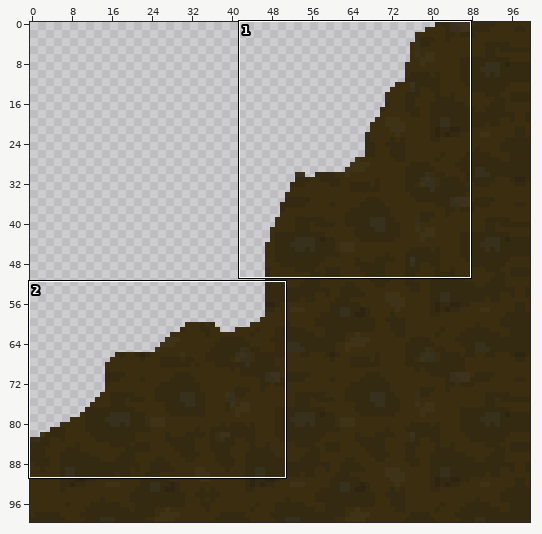
File history of a sprite sheet, assets/fon2.png. The picture above shows the old version from afar; the outline marks the close-up.
Close-up. As it was:
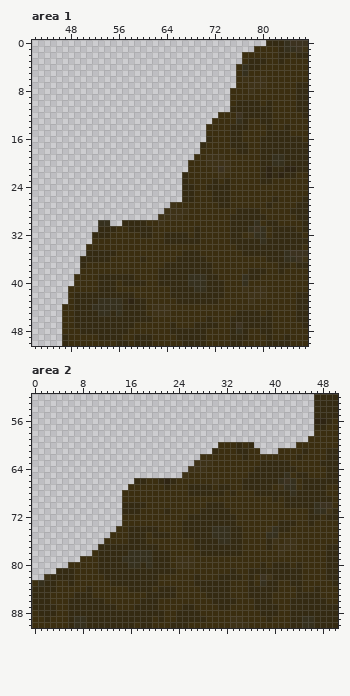
The file is 100x100 pixels. Colours within 5 levels of each other are drawn and written as one. Shown: area 1: x 42..87, y 0..50; area 2: x 0..50, y 52..90.
Now the later version:
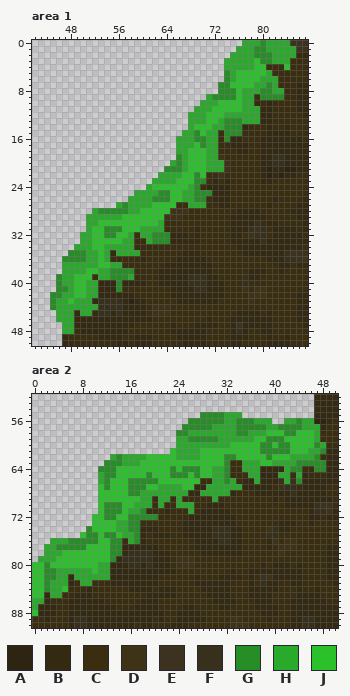
Palette (. is transparent): A #2e2412  B #342a12  C #3b2e10  D #3e3217  E #3c321f  F #36301d  G #278e27  H #2aaa2a  J #2ac12a
Difference:
Area 1:
y 0: x 77..84 ....BBBF -> HHHGHHHH
y 1: x 76..85 ...CCCCBFF -> HHHGGHHHHH
y 2: x 75..85 ..CCCCCCBBC -> HHHHGGGHHHH
y 3: x 74..84 ...CBBBCCBC -> HHHHHJGGHHH
y 4: x 74..80 ..CFBBC -> HHHHHJJ; x 84 C -> J
y 5: x 74..81 ..CFCCCC -> GHJJJJJH
y 6: x 74..82 ..CDCDDCC -> GHJJJJHHH
y 7: x 73..82 ...CCDDDCC -> GGJJJJHHGH
y 8: x 73..83 ..CCCDCCCCC -> GGGJHHHGGHH
y 9: x 71..78 ....CCCC -> HGGGGJHH; x 80..83 CCCC -> GGGG
y 10: x 70..78 .....CBBB -> HHHJJJJHH
y 11: x 69..79 ......BBBBB -> HHHJJJJJHHH
y 12: x 68..79 .....CCCEBBB -> HHHJJJHHHHHH
y 13: x 68..79 ....CCCCFBCC -> HHHJJHGGGHHH
y 14: x 68..76 ...CCCCBB -> HJJJHHGGG
y 15: x 67..72 ....CC -> HHGJHH; x 74..76 CBB -> GGG
y 16: x 66..72 .....BC -> HHHGGHH; x 74 C -> G
y 17: x 66..72 ....BCC -> HHHJGHH
y 18: x 66..72 ....CCC -> HHJJJHH
y 19: x 66..72 ...CCDD -> GHJJJHH
y 20: x 65..73 ...CCCDDD -> HGHJJJHHH
y 21: x 64..73 ....CCCCDE -> GGGHJJJHHH
y 22: x 63..70 ....BCCC -> HHHHJJGJ
y 23: x 62..70 .....BCCC -> HHHHJJJGG
y 24: x 61..69 ......BBC -> HJJJJJJHG
y 25: x 59..71 ........BBCCC -> HHHHGGJJHHGGG
y 26: x 58..70 .........BBCC -> HHHHGGGJJHHGG
y 27: x 56..65 .........D -> HGHHHHJJJJ; x 68..70 CCC -> HHH
y 28: x 52..64 ............D -> HGGGGGHHJJJJJ
y 29: x 51..63 ............D -> HHHHHHJJJJJJJ
y 30: x 51..63 ..FF..BBBBCCD -> HHJJJJJJJJJJH
y 31: x 51..63 ..BBBCCBBBBCC -> HJJGGGJJJHHHH
y 32: x 50..58 ..BBBCCCC -> HHJJGGJJH; x 60..64 BBCCB -> HHGGG
y 33: x 50..58 ..CCCCCCC -> HHJJJJJHH; x 61..64 CCCB -> HGGG
y 34: x 49..58 ..CCCCCCCC -> HHHJJHHHHH
y 35: x 48..54 ...BBBB -> GGGHHJH; x 56..59 CCCC -> HHHH
y 36: x 47..54 ...BBBBB -> GGGGHHJH
y 37: x 47..56 ...BCCCCCC -> HHHHHHJJHH
y 38: x 47..58 ...CCCCCCCCC -> HHHHJJHHGGGG
y 39: x 46..51 ...CCC -> GHHJJJ; x 53..58 BBBBBB -> HHGGGH
y 40: x 46..52 ...CCCC -> GHHJJHH; x 56 C -> G
y 41: x 46..52 ..CCCCC -> GGHJJHH; x 56 C -> G
y 42: x 45..52 ...CBBBB -> GGHHJJHH
y 43: x 45..51 ...CBBB -> GHHJHHH
y 44: x 45..52 ..CCBBBF -> GHHHHHHH
y 45: x 46..48 .CC -> HHH; x 50..51 BB -> HH
y 46: x 46..48 .CC -> HHH
y 47..48: x 47..48 CC -> HH
Area 2:
y 55: x 28..34 ....... -> GGGGHHH
y 56: x 26..39 .............. -> GGGGGGHHGGGHHH; x 42..46 ..... -> HHGHH
y 57: x 25..47 ......................B -> GGGGGHHHHGGGGGHHGGGGHHH
y 58: x 24..47 .......................C -> GGHHHHHHHHGGHHHJJJGGJJJH
y 59: x 24..47 ......................CC -> HHGGGGGHHHHHHJJGGGJJJJJH
y 60: x 24..48 .......CCCBCB.......CCCCC -> HHHHHHHHHJJJJJGGJGGJJJJGH
y 61: x 23..48 .......BCCCBBCC...CCCCBCCC -> JHHHHJJJJJJJJJJGGGGGJJJHHG
y 62: x 13..47 ...............CCCCCCCBCCCCCCCCBCCC -> HGHHHHJJJJJHHHHJJJJGGJJJJJGJJJHHHHG
y 63: x 12..32 ...............DDDCCC -> GGGHHHJJJJJJJJJJJJJJG; x 35..48 CCCBBBBBCCCCCB -> HHHJJHHHHGGGGG
y 64: x 11..32 ...............DDDCCCC -> GGGJJJJJJJJJGJGGGJJHHG; x 35..37 CCB -> HHH; x 42..44 BBC -> HGG; x 47..48 CC -> GG
y 65: x 11..32 ..............DCCCCCCC -> HGGJJJJJGJJJGGGJGJJHHG; x 36..37 BB -> HH; x 41..42 BF -> HH; x 44 B -> H
y 66: x 11..27 ......BBCCBABCCCC -> HGJJJGGGGGJJJJJJJ; x 30..33 DCCC -> HHGH; x 37 B -> H; x 42 E -> H; x 44 C -> G
y 67: x 11..26 .....CCCCCCBCCCB -> JGJJJGGGJJHHHHJJ; x 29..34 BCBBCC -> HHHHHH
y 68: x 11..25 ....CCCCCCCCCCC -> JJJJJGGHHHHHHHH; x 28..32 BBBBC -> HHHHH
y 69: x 11..19 ....CCCCC -> JJJJJJJHH; x 21..22 CC -> HH; x 24 C -> H; x 30 C -> H
y 70: x 11..19 ....BBBBC -> JGGGJJHHH; x 21 C -> H; x 24..26 CCC -> HHH
y 71: x 11..18 ....BBBC -> JGGGJHHG; x 26 C -> H
y 72: x 10..20 .....CCCCCC -> JJGGJJGGGGG
y 73: x 10..17 .....CCC -> JJJJHHGG
y 74: x 9..17 .....CCBB -> GJJJJHHGG
y 75: x 8..17 .....CCCBB -> JGGJGGJHHG
y 76: x 3..14 .........CCC -> HHHGGGGGJJGG; x 16..17 BB -> HG
y 77: x 2..14 .........BBBB -> HHGGGGGJJJJGG
y 78: x 2..14 ........CBBBB -> HHHJJJJJJJJGG
y 79: x 1..13 .......CCCBBB -> HHHJJJJJJJJJG
y 80: x 0..12 ......CCCCCBB -> JJGJJJJJJJJHH
y 81: x 0..12 ....BBBCCCCBB -> JJGGHHHHHHJHH
y 82: x 0..5 ..DBBB -> JJGGHH; x 7..12 CCCCCB -> HHHHHH
y 83: x 0..5 CFBBCC -> JJGHHH; x 8..9 CC -> HH
y 84: x 0..5 BBBBCC -> JJGHHJ
y 85: x 0..1 BB -> JJ; x 3..4 CC -> HH
y 86: x 0..1 BB -> HH
y 87: x 0 B -> H
y 88: x 0 C -> J
